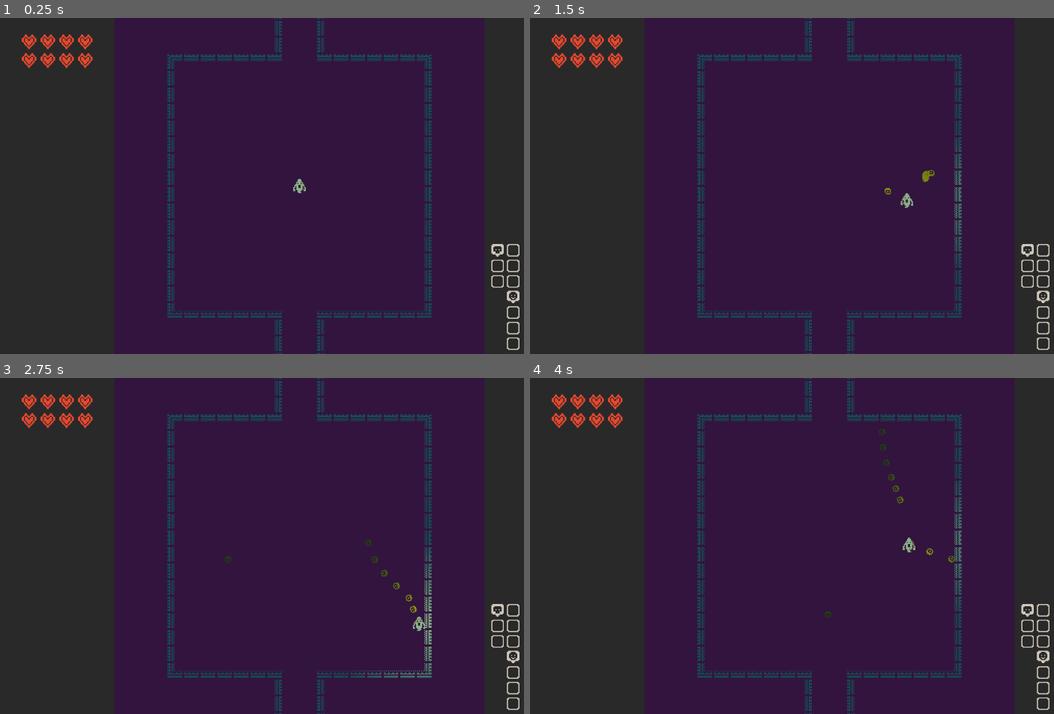
Above: before the commit, frames 1-4 (two rows, left to right).
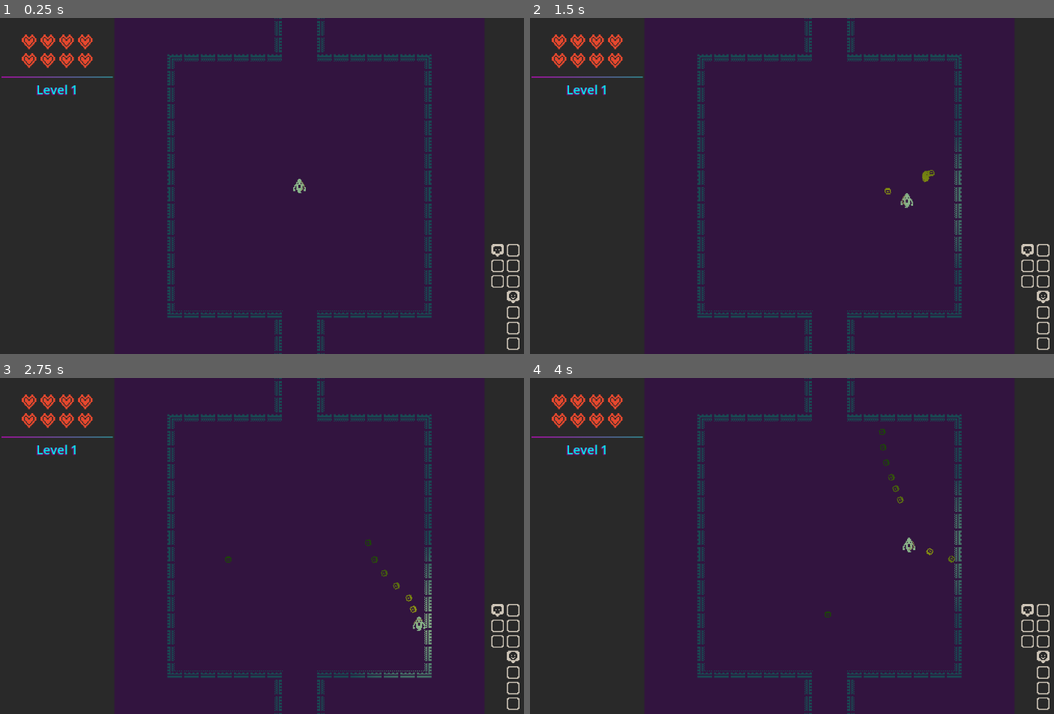
Above: after the commit, the same moments.

Repository: efredericks/gp-roguelite
Game: Godot game, scene res://scenes/main.tscn
The game is run twice, just before and just after one commit, with the same random seed, the same clock (stepped at 60 frames per second) and the same inputs. Sound files missing from this copy of the repository are replaced by a short silence.
Inputs (mouse positions are in pixels of both pictures, inside the frame that each line leads up to):
- Up to frame 1 (0.25 s): no input
- Up to frame 2 (1.5 s): tap Enter at 0.5 s; move the mouse to (959, 169) at 0.52 s; press the mouse at (959, 169) at 0.53 s; hold D (move_right) 0.53-1.28 s; move the mouse to (708, 202) at 1.27 s; release the mouse at (708, 202) at 1.28 s; hold S (move_down) from 1.28 s (still down); click (708, 202) at 1.35 s
- Up to frame 3 (2.75 s): move the mouse to (361, 472) at 2.02 s; release S (move_down) at 2.03 s; press the mouse at (361, 472) at 2.03 s; hold D (move_right) from 2.03 s (still down)
- Up to frame 4 (4 s): move the mouse to (797, 613) at 2.77 s; release D (move_right) at 2.78 s; release the mouse at (797, 613) at 2.78 s; hold W (move_up) 2.78-3.53 s; click (797, 613) at 2.85 s; move the mouse to (1006, 596) at 3.52 s; press the mouse at (1006, 596) at 3.53 s; hold A (move_left) from 3.53 s (still down)

The runs differ from the first frame. In frame 1, 0.2% of the frame differs, in the area x 0-22%, y 17-23%; in frame 2, 0.2%; in frame 3, 0.2%; in frame 4, 0.2%.

Commit message:
enemy bullets

Diff:
--- /dev/null
+++ b/assets/side_label.tres
@@ -0,0 +1,8 @@
+[gd_resource type="LabelSettings" format=3 uid="uid://d4dgwcxjtqua6"]
+
+[resource]
+font_size = 24
+font_color = Color(3.657937e-06, 0.9220609, 0.9317952, 1)
+shadow_size = 5
+shadow_color = Color(0.5803922, 0.015686275, 0.5411765, 0.57254905)
+shadow_offset = Vector2(-1, 1)
--- a/project.godot
+++ b/project.godot
@@ -19,10 +19,6 @@
 
 GlobalSignals="*uid://bclekpogth7jb"
 GameState="*uid://b6wviqsbvvv3o"
-
-[global_group]
-
-room_gen=""
 
 [input]
 
--- a/scenes/enemies/enemy.tscn
+++ b/scenes/enemies/enemy.tscn
@@ -2,13 +2,14 @@
 
 [ext_resource type="Script" uid="uid://c1433f8wpqcmk" path="res://scripts/enemy.gd" id="1_8e3ao"]
 [ext_resource type="Texture2D" uid="uid://xeimak4yjnks" path="res://assets/sprites/kenney_1bit_pack/colored-transparent_packed.png" id="2_38ino"]
+[ext_resource type="PackedScene" uid="uid://3mk8jbfhb3ly" path="res://scenes/projectiles/projectile.tscn" id="2_fcftc"]
 [ext_resource type="AudioStream" uid="uid://b2kcx51cbnnt7" path="res://assets/audio/EnemyDamaged.wav" id="3_38ino"]
 
 [sub_resource type="CapsuleShape2D" id="CapsuleShape2D_jyhfs"]
 radius = 6.0
 height = 14.0
 
-[node name="enemy" type="CharacterBody2D" unique_id=1570522543]
+[node name="enemy" type="CharacterBody2D" unique_id=1570522543 groups=["enemy"]]
 collision_layer = 4
 collision_mask = 9
 script = ExtResource("1_8e3ao")
@@ -16,6 +17,7 @@
 acceleration = 5.0
 drag = 0.9
 stop_range = 1.0
+projectile_scene = ExtResource("2_fcftc")
 
 [node name="Sprite" type="Sprite2D" parent="." unique_id=678311664]
 texture = ExtResource("2_38ino")
@@ -29,3 +31,6 @@
 stream = ExtResource("3_38ino")
 
 [node name="AvoidanceRay" type="RayCast2D" parent="." unique_id=594296733]
+
+[node name="muzzle" type="Node2D" parent="." unique_id=1253127531]
+position = Vector2(0, -5)
--- a/scenes/enemies/enemy_boss.tscn
+++ b/scenes/enemies/enemy_boss.tscn
@@ -2,10 +2,9 @@
 
 [ext_resource type="PackedScene" uid="uid://b37onasdp1ora" path="res://scenes/enemies/enemy.tscn" id="1_ydy32"]
 
-[node name="enemy" unique_id=1570522543 instance=ExtResource("1_ydy32")]
+[node name="enemy" unique_id=1570522543 groups=["enemy"] instance=ExtResource("1_ydy32")]
 currHP = 20
 maxHP = 20
-move_speed = 30.0
 attack_range = 15.0
 attack_rate = 0.3
 
--- /dev/null
+++ b/scenes/enemies/enemy_bullet_x.tscn
@@ -0,0 +1,10 @@
+[gd_scene format=3 uid="uid://ro2xmn11xgso"]
+
+[ext_resource type="PackedScene" uid="uid://b37onasdp1ora" path="res://scenes/enemies/enemy.tscn" id="1_iswgu"]
+
+[node name="enemy" unique_id=1570522543 groups=["enemy"] instance=ExtResource("1_iswgu")]
+is_shooter = true
+shoot_pattern = 1
+
+[node name="Sprite" parent="." index="0" unique_id=678311664]
+region_rect = Rect2(386.20212, 33, 11.797882, 14)
--- a/scenes/main.tscn
+++ b/scenes/main.tscn
@@ -15,6 +15,16 @@
 [sub_resource type="StyleBoxFlat" id="StyleBoxFlat_tipki"]
 bg_color = Color(0.16206557, 0.1620656, 0.16206548, 1)
 
+[sub_resource type="LabelSettings" id="LabelSettings_ya4ey"]
+font_size = 24
+font_color = Color(3.657937e-06, 0.9220609, 0.9317952, 1)
+shadow_size = 5
+shadow_color = Color(0.5803922, 0.015686275, 0.5411765, 0.57254905)
+shadow_offset = Vector2(-1, 1)
+
+[sub_resource type="Gradient" id="Gradient_ya4ey"]
+colors = PackedColorArray(1, 0, 1, 0.61960787, 0.21176471, 0.79607844, 0.84705883, 0.61960787)
+
 [sub_resource type="AtlasTexture" id="AtlasTexture_choun"]
 atlas = ExtResource("9_85g3d")
 region = Rect2(625, 241, 14, 14)
@@ -22,7 +32,7 @@
 [node name="main" type="Node2D" unique_id=254109296]
 texture_filter = 1
 
-[node name="RoomGeneration" type="Node" parent="." unique_id=562850644 node_paths=PackedStringArray("player") groups=["room_gen"]]
+[node name="RoomGeneration" type="Node" parent="." unique_id=562850644 node_paths=PackedStringArray("player")]
 script = ExtResource("1_sugp2")
 first_room_scene = ExtResource("2_tefeu")
 room_scenes = Array[PackedScene]([ExtResource("3_ya4ey")])
@@ -97,6 +107,27 @@
 custom_minimum_size = Vector2(32, 32)
 layout_mode = 2
 texture = ExtResource("10_trceg")
+
+[node name="LevelInfo" type="Label" parent="CanvasLayer/BorderLeft" unique_id=786662351]
+layout_mode = 1
+anchors_preset = 10
+anchor_right = 1.0
+offset_top = 121.00001
+offset_bottom = 155.0
+grow_horizontal = 2
+text = "Level: 1"
+label_settings = SubResource("LabelSettings_ya4ey")
+horizontal_alignment = 1
+vertical_alignment = 1
+autowrap_mode = 1
+
+[node name="Line2D" type="Line2D" parent="CanvasLayer/BorderLeft" unique_id=1550225169]
+position = Vector2(4.2207336, 113.85)
+scale = Vector2(1.2316386, 1)
+points = PackedVector2Array(-0.6149998, 0, 103.90675, 0, 172.385, 0)
+width = 2.0
+default_color = Color(0.81195617, 0.4347902, 0.9072697, 1)
+gradient = SubResource("Gradient_ya4ey")
 
 [node name="BorderRight" type="Panel" parent="CanvasLayer" unique_id=146389070]
 anchors_preset = 11
--- a/scripts/enemy.gd
+++ b/scripts/enemy.gd
@@ -1,5 +1,8 @@
 class_name Enemy extends CharacterBody2D
 
+enum ShootPattern {
+	TARGET, CROSS, X
+}
 @export var currHP: int = 4
 @export var maxHP: int = 4
 #@export var move_speed: float = 20
@@ -13,6 +16,14 @@
 @export var drag: float
 @export var stop_range: float
 
+@export_category("Shooting")
+@export var is_shooter: bool = false
+@export var shoot_pattern: ShootPattern
+@export var shoot_rate: float = 0.6
+@export var projectile_scene: PackedScene
+var last_shoot_time: float
+
+@onready var muzzle: Node2D = $muzzle
 @onready var sprite: Sprite2D = $Sprite
 @onready var avoidance_ray: RayCast2D = $AvoidanceRay
 
@@ -37,6 +48,9 @@
 	is_active = player_room == room
 
 func _process(_delta: float) -> void:
+	if Time.get_unix_time_from_system() - last_shoot_time > shoot_rate and is_shooter and is_active:
+		_shoot()
+
 	_move_wobble()
 
 func _physics_process(delta: float) -> void:
@@ -115,3 +129,21 @@
 	var obstacle_point = avoidance_ray.get_collision_point()
 	var obstacle_dir = global_position.direction_to(obstacle_point)
 	return Vector2(-obstacle_dir.y, obstacle_dir.x) # return adjacent
+
+
+func _shoot(dir = null) -> void:
+	last_shoot_time = Time.get_unix_time_from_system()
+
+	var dirs: Array[Vector2] = [Vector2(-1, 0), Vector2(1, 0), Vector2(0, -1), Vector2(0, 1)]
+	for d in dirs:
+		# instantiate projectile
+		var proj = projectile_scene.instantiate()
+		get_tree().get_root().add_child.call_deferred(proj)
+		proj.owner_character = self
+		proj.global_position = muzzle.global_position
+		proj.rotation_degrees = rad_to_deg(d.angle()) + 90
+		proj.add_to_group("enemy")
+
+	#proj.rotation_degrees = rad_to_deg(dir.angle()) + 90
+
+	#$ShootSound.play()
--- a/scripts/gp/gp_main.gd
+++ b/scripts/gp/gp_main.gd
@@ -23,7 +23,7 @@
 @onready var gp := GPSymbolic.new()
 
 var running   : bool  = false
-var max_gens  : int   = 500
+var max_gens  : int   = 100
 var step_delay: float = 0.02   # seconds between generations (0 = as fast as possible)
 var _timer    : float = 0.0
 
--- a/scripts/gp/gp_symbolic.gd
+++ b/scripts/gp/gp_symbolic.gd
@@ -238,9 +238,9 @@
 	return p
 
 # ── Evolution ──────────────────────────────────────────────────────────────────
-func initialize(seed: int = 0) -> void:
-	if seed != 0:
-		seed(seed)
+func initialize(_seed: int = 0) -> void:
+	if _seed != 0:
+		seed(_seed)
 	_build_samples()
 	population.clear()
 	fitnesses.clear()
--- a/scripts/next_level_portal.gd
+++ b/scripts/next_level_portal.gd
@@ -27,7 +27,9 @@
 	if not body.is_in_group("Player"): return
 
 	GameState.max_rooms_to_generate += 5
+	if GameState.max_rooms_to_generate > 49: GameState.max_rooms_to_generate = 49
 
-	get_tree().reload_current_scene.call_deferred()
+	GameState.current_level += 1
+	#get_tree().reload_current_scene.call_deferred()
 	#get_tree().change_scene_to_packed.call_deferred(next_level)
-	#get_tree().change_scene_to_file.call_deferred("res://scenes/main.tscn")
+	get_tree().change_scene_to_file.call_deferred("res://scenes/main.tscn")
--- a/scripts/projectile.gd
+++ b/scripts/projectile.gd
@@ -8,7 +8,10 @@
 
 
 func _on_body_entered(body: Node2D) -> void:
-	if body == owner_character: return
+	if body == owner_character: return  # self bullet
+
+	# enemy group bullet
+	if body.is_in_group("enemy") and is_in_group("enemy"): return
 
 	if body.has_method("take_damage"):
 		body.take_damage(1)
--- a/scripts/room.gd
+++ b/scripts/room.gd
@@ -13,6 +13,7 @@
 @onready var entrance_west: RoomEntrance = $Entrance_West
 
 @onready var obstacle: PackedScene = preload("res://scenes/obstacles/obstacle.tscn")
+@onready var enemy_bullet_x: PackedScene = preload("res://scenes/enemies/enemy_bullet_x.tscn")
 @onready var enemy: PackedScene = preload("res://scenes/enemies/enemy.tscn")
 
 var enemies_in_room: int
@@ -61,7 +62,11 @@
 					o.global_position = Vector2(_x, _y)
 					add_child(o)
 				elif room_grid[x + y * num_cells] == "e":
-					var e = enemy.instantiate()
+					var e
+					if randf() > 0.5:
+						e = enemy.instantiate()
+					else:
+						e = enemy_bullet_x.instantiate()
 					e.global_position = Vector2(_x, _y)
 					add_child(e)
 
--- a/scripts/room_generation.gd
+++ b/scripts/room_generation.gd
@@ -18,13 +18,15 @@
 @export var first_room_scene: PackedScene
 @export var room_scenes: Array[PackedScene]
 @export var boss_room: PackedScene
+@export var player: CharacterBody2D
 
-@export var player: CharacterBody2D
+@onready var level_text: Label = $"../CanvasLayer/BorderLeft/LevelInfo"
 
 func _ready() -> void:
 	rooms_to_generate = GameState.max_rooms_to_generate
 
 	print("Rooms to generate: " + str(rooms_to_generate))
+	level_text.text = "Level %d" % GameState.current_level
 	_generate()
 
 	# debug
